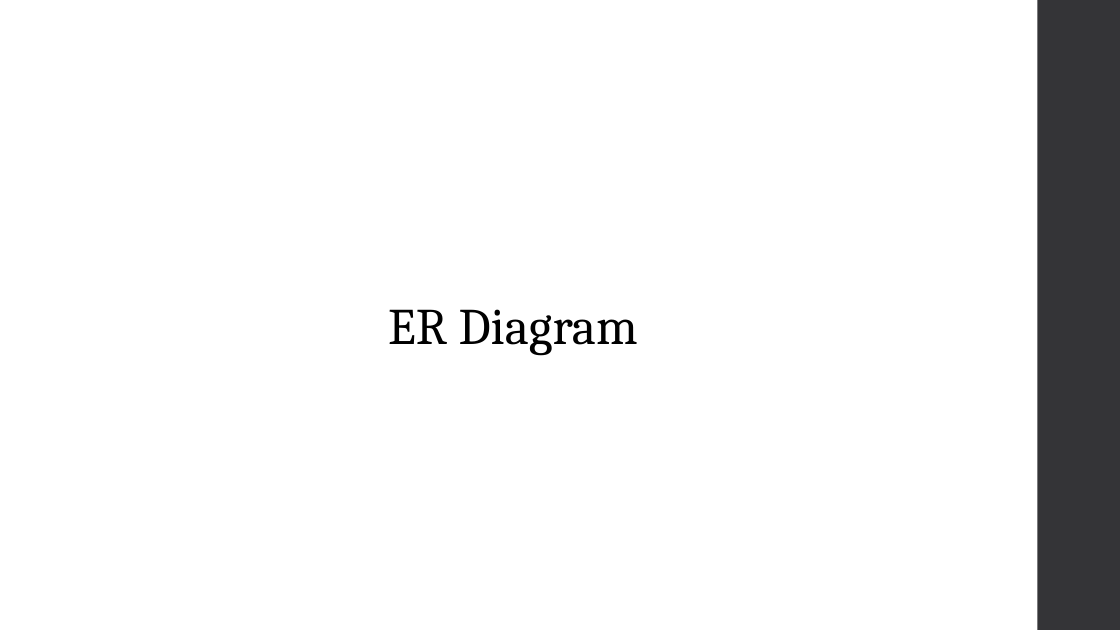
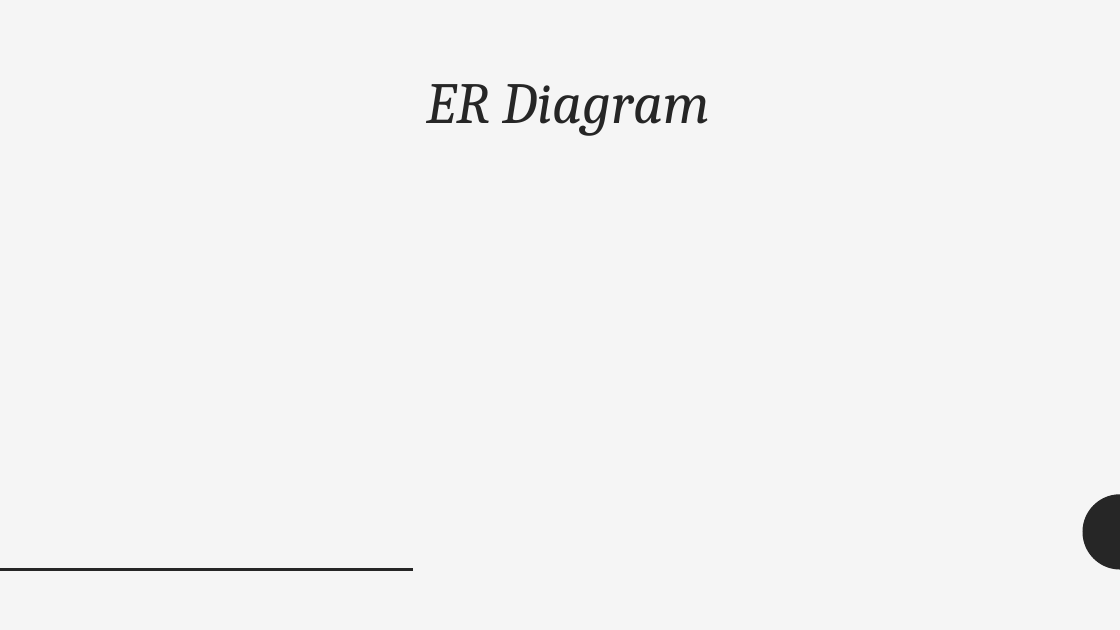
Before and after one commit to gitbestsou/Great-Outdoors, a slide deck: slide 7 of GreatOutdoors-Team A.pptx. Drawn at 1120x630 pixels with LibreOffice and Linux fonts; fonts in the diff are those of the drawing. Boxes give left, top, right and bottom in pixels: in the first picture for what was removed or moved away, otherwise in the second. Text is boxed around its words. In the diff, an @@ line names an element or a change of style, - is before the commit and + after.

```diff
--- a/GreatOutdoors-Team A.pptx
+++ b/GreatOutdoors-Team A.pptx
@@ background #FFFFFF to #F5F5F5 @@
@@ rectangle removed at (1038, 0, 1120, 630) @@
@@ title "ER Diagram": place and size @@
-title "ER Diagram" at (388, 309, 638, 355)
+title "ER Diagram" at (427, 84, 710, 136)
@@ title "ER Diagram" at (427, 84, 710, 136): size 44 to 50 pt, text colour #000000 to #262626, italic on; alignment centre to right; line spacing 1 to 0.9 @@
@@ freeform shape added at (1083, 494, 1120, 570), fill #262626 @@
@@ line added from (0, 570) to (413, 570), #262626 2 pt @@
```
Also in this commit, not shown: 2 other slides changed, 16 slides added, 8 slides removed.
